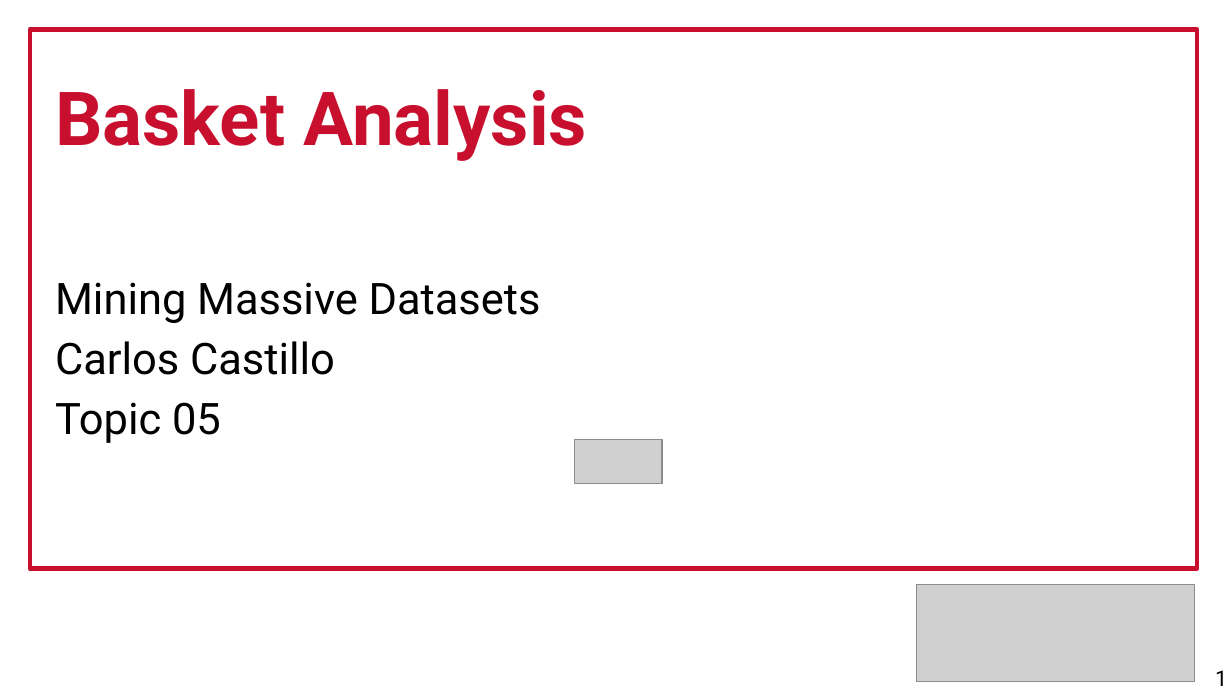
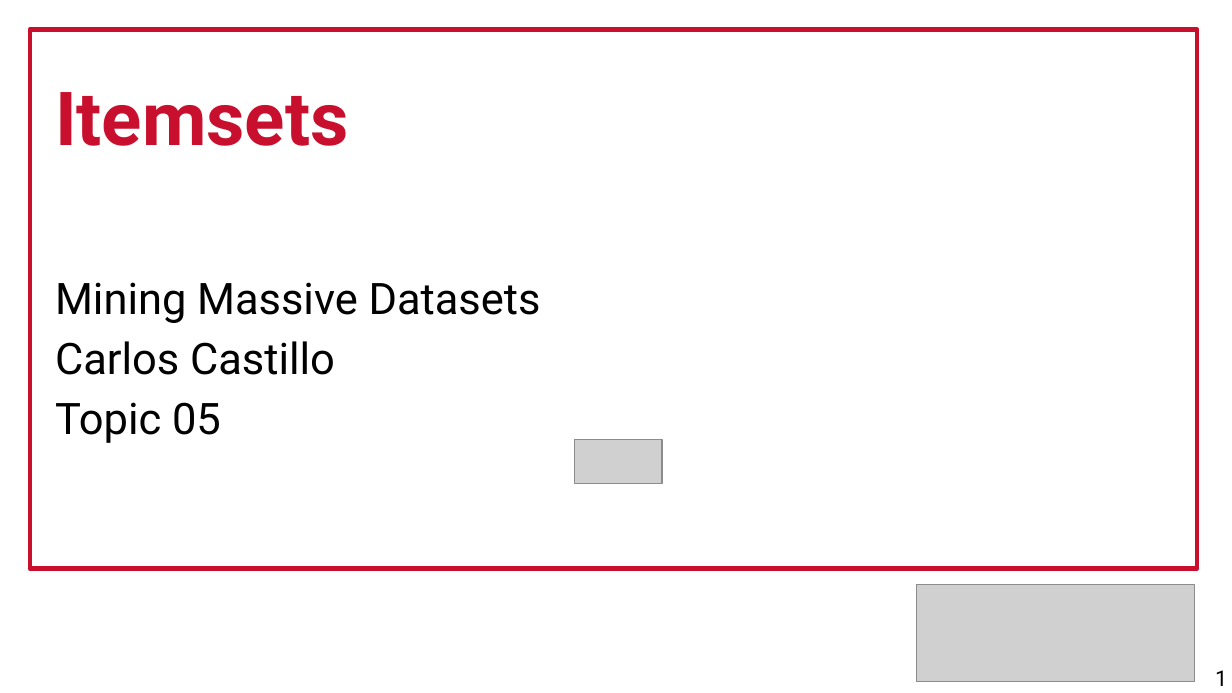
Before and after one commit to chatox/data-mining-course, a slide deck: slide 1 of theory/tt05_itemsets.odp. Drawn at 1232x693 pixels with LibreOffice and Linux fonts; fonts in the diff are those of the drawing; grey boxes stand for pictures. Boxes give left, top, right and bottom in pixels: in the first picture for what was removed or moved away, otherwise in the second. Text is boxed around its words. In the diff, an @@ line names an element or a change of style, - is before the commit and + after.

```diff
--- a/theory/tt05_itemsets.odp
+++ b/theory/tt05_itemsets.odp
@@ text at (55, 92, 348, 146): text changed @@
-Basket Analysis
+Itemsets
```
Also in this commit, not shown: 14 other slides changed, 1 slide added, 39 slides removed, 1 other file.
